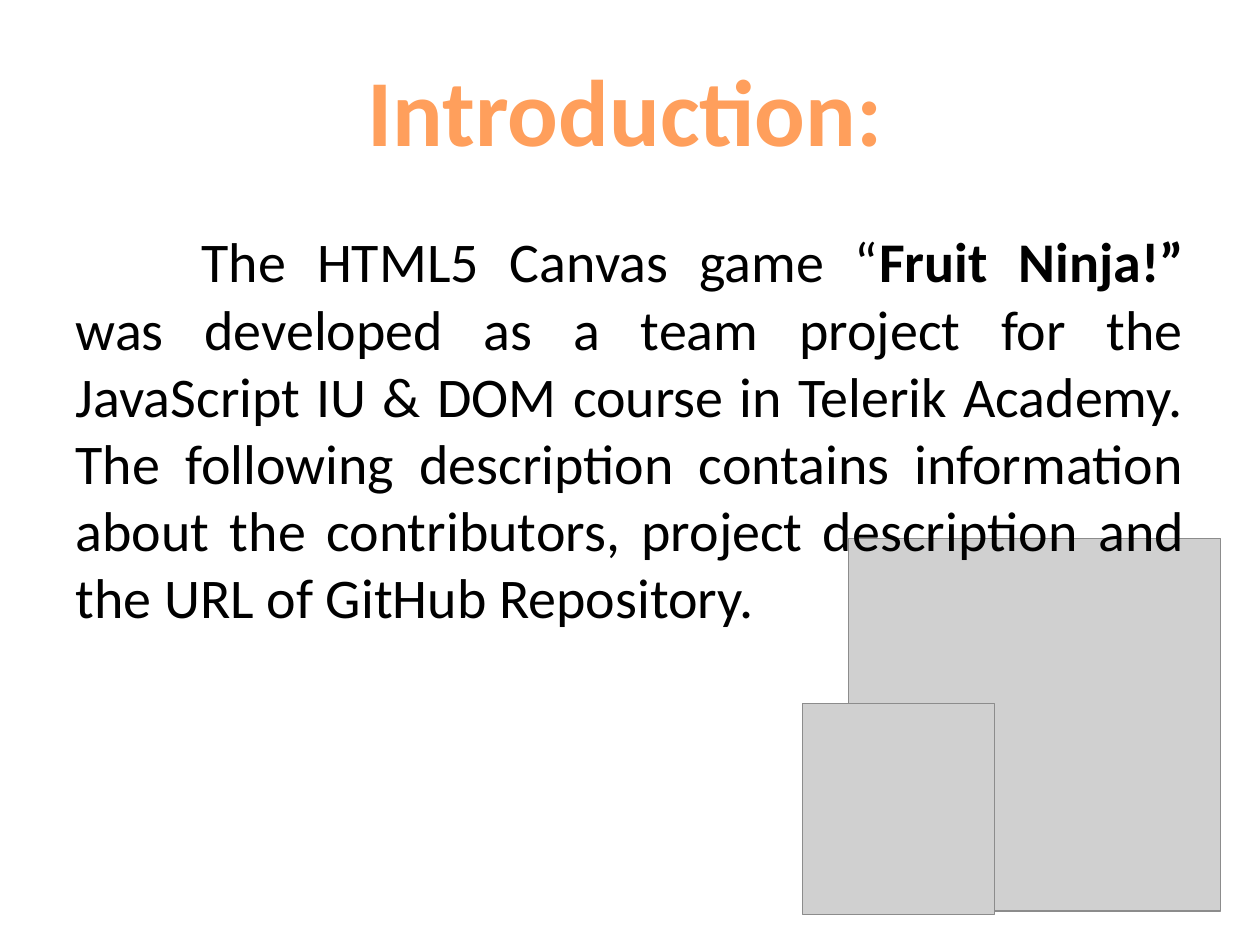
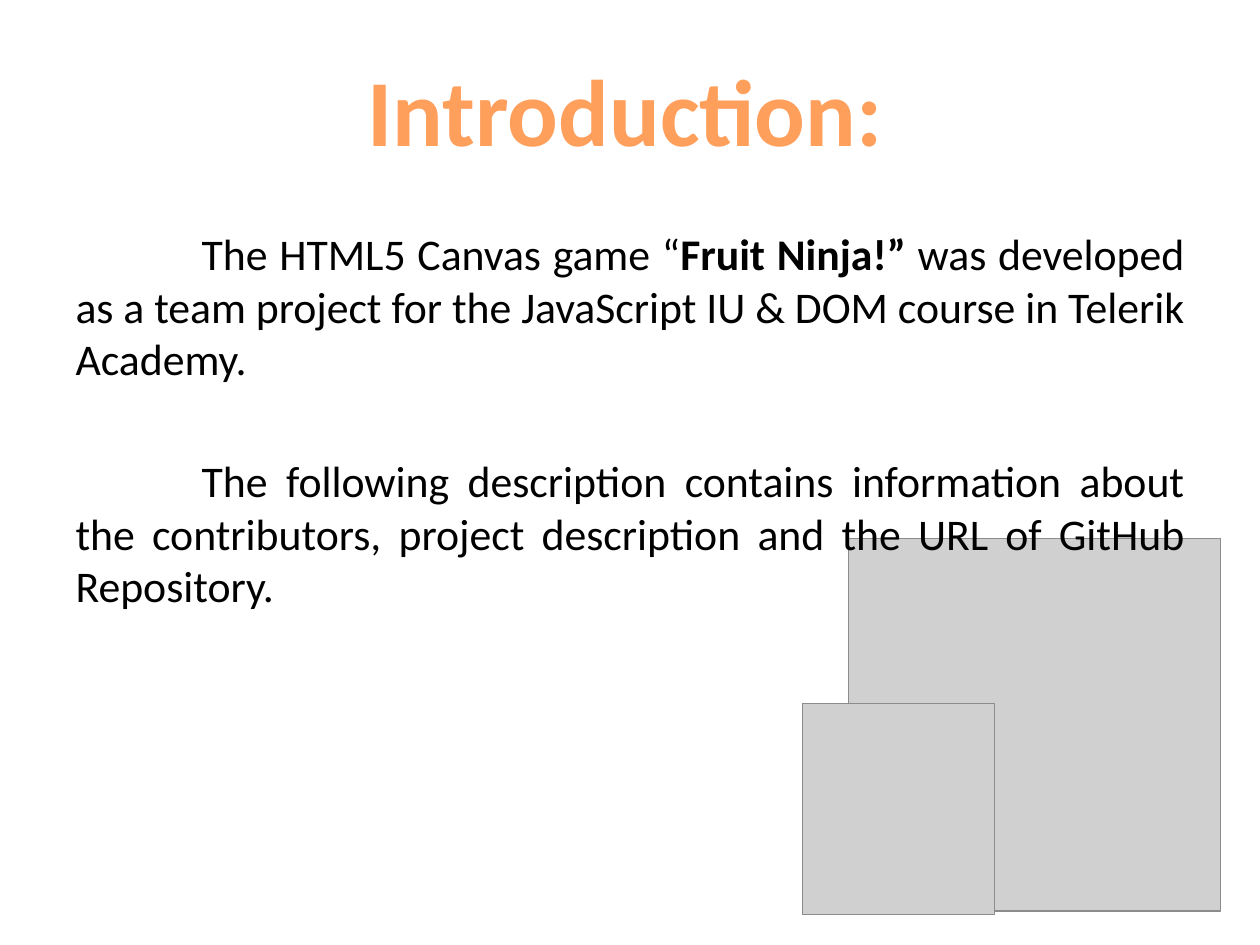
Before and after one commit to Reiko-JS/JavaScript-UI-and-DOM-2014-Teamwork, a slide deck: slide 3 of JavaScript UI & DOM-Teamwork-Reiko.pptx. Drawn at 1260x945 pixels with LibreOffice and Linux fonts; fonts in the diff are those of the drawing; grey boxes stand for pictures. Boxes give left, top, right and bottom in pixels: in the first picture for what was removed or moved away, otherwise in the second. Text is boxed around its words. In the diff, an @@ line names an element or a change of style, - is before the commit and + after.

```diff
--- a/JavaScript UI & DOM-Teamwork-Reiko.pptx
+++ b/JavaScript UI & DOM-Teamwork-Reiko.pptx
@@ text at box(76, 238, 1184, 609): text changed; size 32 to 25 pt @@
-The HTML5 Canvas game “Fruit Ninja!” was developed as a team project for the JavaScript IU & DOM course in Telerik Academy. The following description contains information about the contributors, project description and the URL of GitHub Repository.
+The HTML5 Canvas game “Fruit Ninja!” was developed as a team project for the JavaScript IU & DOM course in Telerik Academy.
+The following description contains information about the contributors, project description and the URL of GitHub Repository.
```
Also in this commit, not shown: 2 other slides changed, 2 slides added, 1 slide removed.
